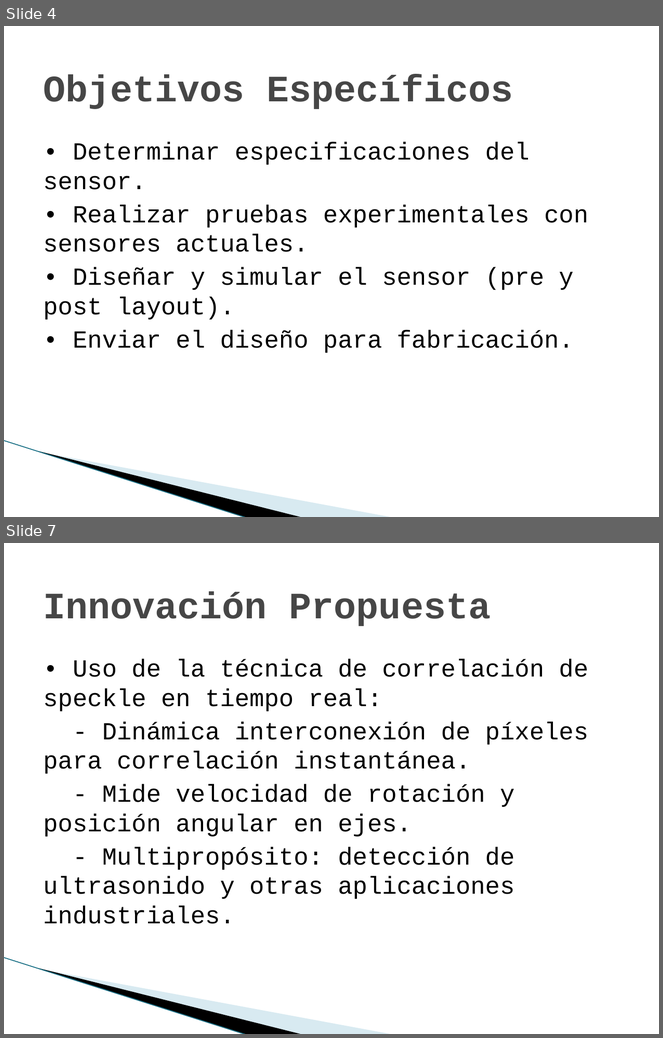
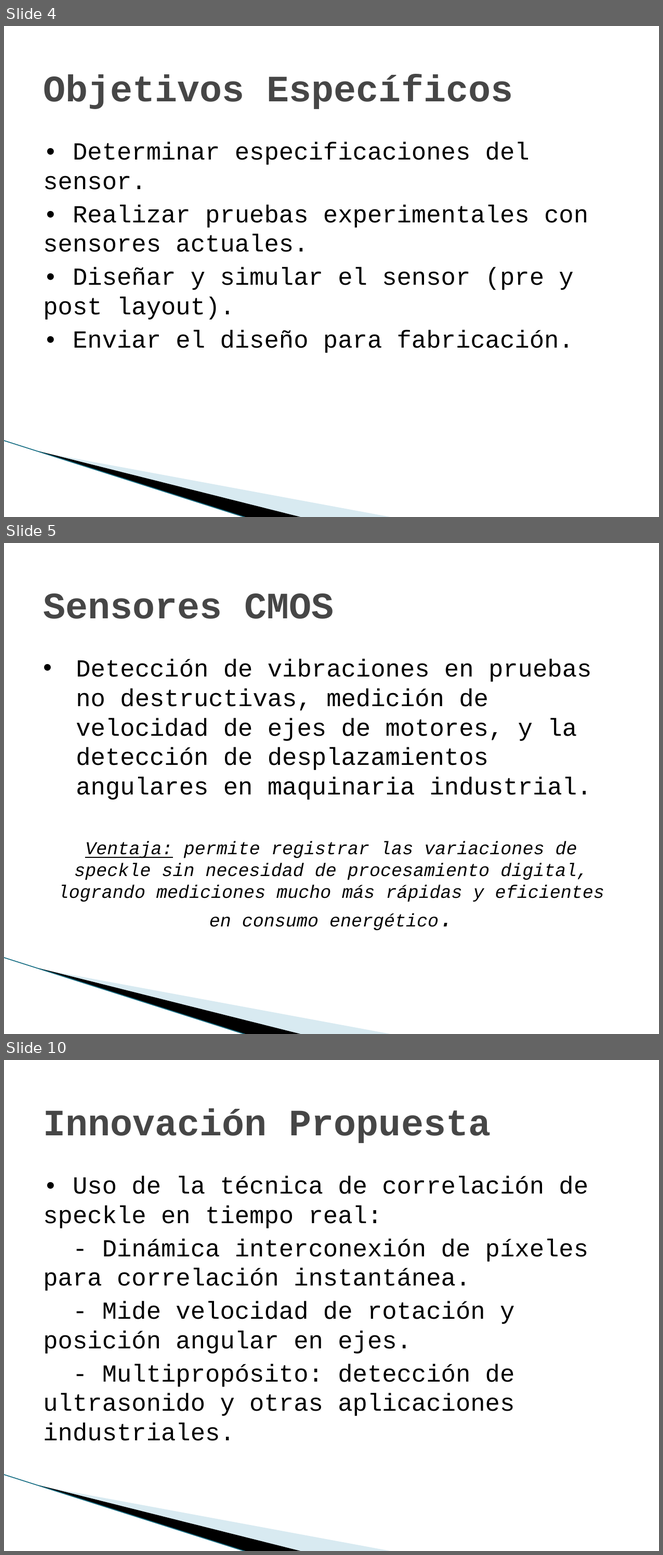
Before and after one commit to marianomorel/maestria-repo, a slide deck: sensores_cmos_presentacion.pptx. Shown one above the other, each under a label of ours: slides 4 and 7 before the commit, slides 4, 5 and 10 after it; the slides between them are not shown. The pictures are 663x1038 and 663x1555 pixels, drawn with LibreOffice and Linux fonts; fonts in the diff are those of the drawing; background and template pictures are left out. Boxes give left, top, right and bottom in pixels: in the first picture for what was removed or moved away, otherwise in the second. Text is boxed around its words. In the diff, an @@ line names an element or a change of style, - is before the commit and + after.

```diff
--- a/sensores_cmos_presentacion.pptx
+++ b/sensores_cmos_presentacion.pptx
@@ slide 5 added at [4,543,659,1034], background #FFFFFF; not listed: 3 template elements that a slide beside it also shows @@
@@ title added at [43,593,334,619], 41 pt, text #464646, bold @@
+Sensores CMOS
@@ text added at [58,659,605,931], 20 pt, text #000000, italic @@
+• Detección de vibraciones en pruebas no destructivas, medición de velocidad de ejes de motores, y la detección de desplazamientos angulares en maquinaria industrial.
+Ventaja: permite registrar las variaciones de speckle sin necesidad de procesamiento digital, logrando mediciones mucho más rápidas y eficientes en consumo energético.
@@ what was slide 7 is now slide 10 @@
```
Also in this commit, not shown: 4 slides changed, 2 other slides added, 5 other files.
